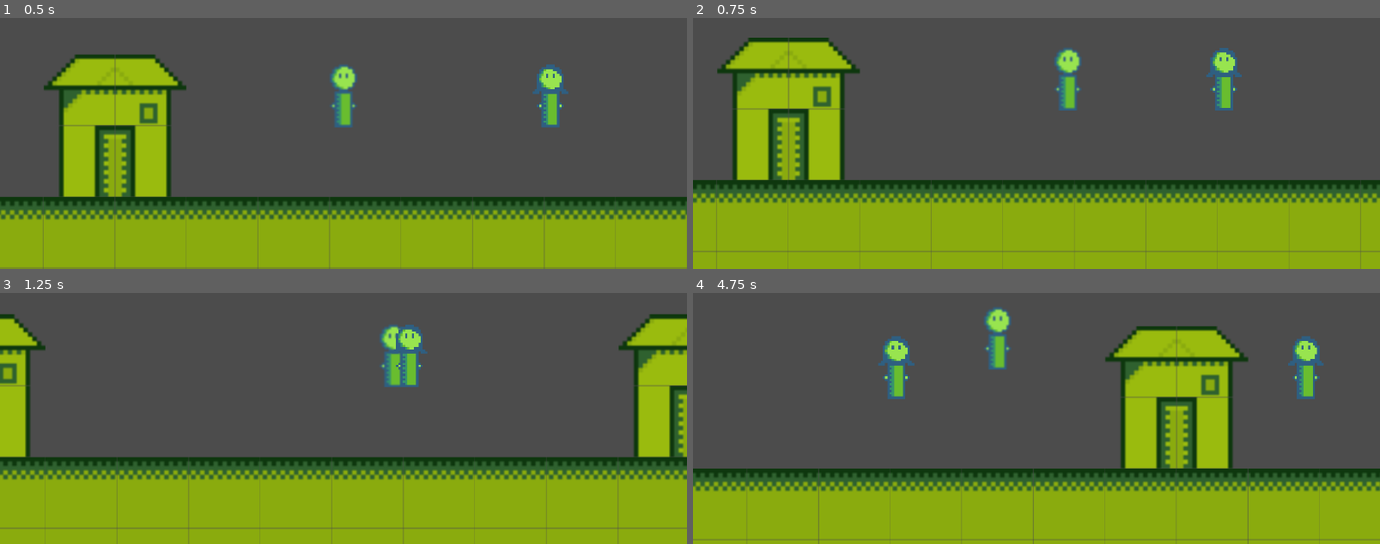
Above: before the commit, frames 1-4 (two rows, left to right).
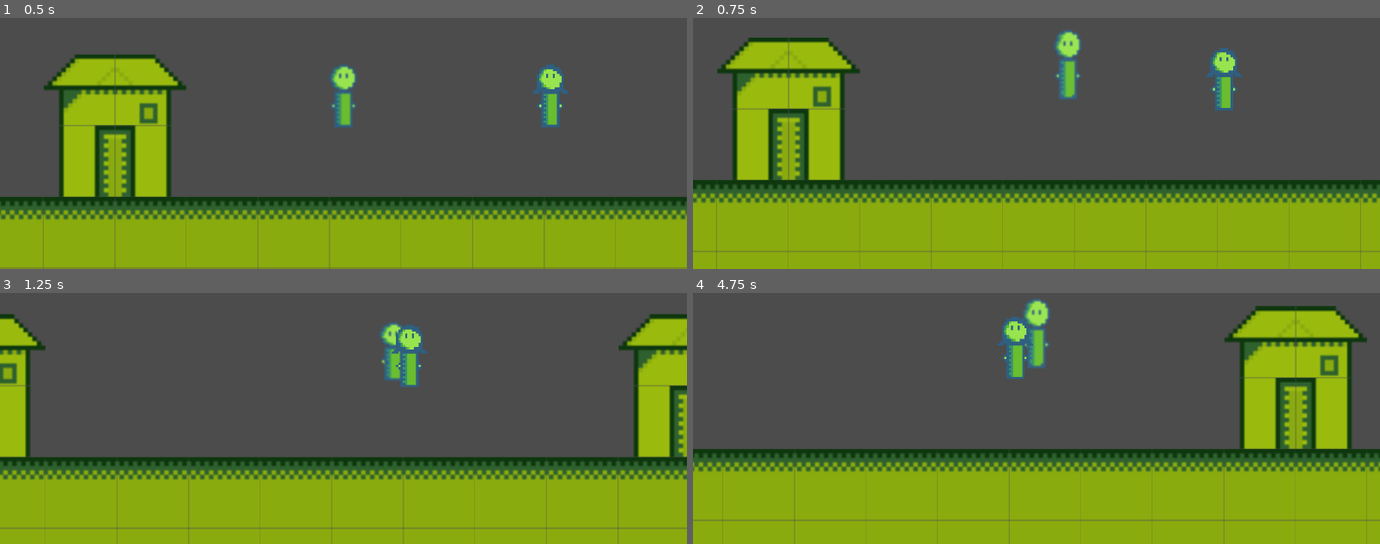
Above: after the commit, the same moments.

Repository: JamesPoole/godot-game
Game: Godot game, scene res://game.tscn
Same seed, same stepped clock (60 frames per second), same inputs: the game is played once before the commit and once after it.
Inputs:
- Up to frame 1 (0.5 s): no input
- Up to frame 2 (0.75 s): hold Right (ui_right) from 0.53 s (still down); tap E (interact) at 0.6 s
- Up to frame 3 (1.25 s): keep holding Right (ui_right); tap Up (ui_up) at 0.77 s
- Up to frame 4 (4.75 s): tap E (interact) every 0.75 s from 1.35 to 4.35 s; tap Up (ui_up) at 1.52, 3.02, 3.77, 4.52 s; release Right (ui_right) at 2.03 s; hold Left (ui_left) 2.03-2.78 s; hold Right (ui_right) 2.78-4.28 s; hold Left (ui_left) from 4.28 s (still down)

Frame 1 is identical in both runs. In frame 2, 0.8% of the frame differs, in the area x 52-57%, y 4-37%; in frame 3, 0.3%; in frame 4, 37%, in the area x 0-100%, y 2-100%.

Commit message:
added basic animation
added dynamic dialog

Diff:
--- a/Characters/Hero/Hero.gd
+++ b/Characters/Hero/Hero.gd
@@ -26,12 +26,15 @@
 	#basic movement
 	if can_move:
 		if Input.is_action_pressed("ui_right"):
+			$AnimatedSprite.play('running')
 			motion.x += ACCEL
 			motion.x = min(motion.x, MAX_SPEED)
 		elif Input.is_action_pressed("ui_left"):
+			$AnimatedSprite.play('running')
 			motion.x -= ACCEL
 			motion.x = max(motion.x, -MAX_SPEED)
 		else:
+			$AnimatedSprite.play('standing')
 			motion.x = lerp(motion.x, 0, 0.2)
 		if is_on_floor():
 			if Input.is_action_just_pressed("ui_up"):
@@ -47,7 +50,7 @@
 		if Input.is_action_just_pressed("interact"):
 			#if we are not already talking, start dialog
 			if (in_dialog == false):
-				enter_dialog('Doctor')
+				enter_dialog(interactable_name)
 			#if we are already talking, continue the dialog
 			elif (in_dialog == true):
 				display_dialog_entry(current_dialog_pos+2)
@@ -79,15 +82,13 @@
 	display_dialog_entry(0)
 
 func display_dialog_entry(position):
-	#check the next pos to see if it is finished
-	var next_pos = position+2
-
 	#check if next position is available
 	if current_dialog[position][0] == "^":
 		current_dialog_pos = position
 		print(current_dialog[position])
 	#if done, reset all globals
-	if current_dialog[next_pos] == "done":
+	if current_dialog[position] == "done":
+		print('----clear to go-----')
 		current_dialog = null
 		current_dialog_pos = 0
 		in_dialog = false
--- a/Characters/Hero/Hero.tscn
+++ b/Characters/Hero/Hero.tscn
@@ -1,8 +1,38 @@
-[gd_scene load_steps=5 format=2]
+[gd_scene load_steps=35 format=2]
 
 [ext_resource path="res://Characters/Character.tscn" type="PackedScene" id=1]
 [ext_resource path="res://Characters/Hero/Hero.gd" type="Script" id=2]
 [ext_resource path="res://assets/hero/hero-standing.png" type="Texture" id=3]
+[ext_resource path="res://assets/hero/running/hero_running.png_0.png" type="Texture" id=4]
+[ext_resource path="res://assets/hero/running/hero_running.png_1.png" type="Texture" id=5]
+[ext_resource path="res://assets/hero/running/hero_running.png_2.png" type="Texture" id=6]
+[ext_resource path="res://assets/hero/running/hero_running.png_3.png" type="Texture" id=7]
+[ext_resource path="res://assets/hero/running/hero_running.png_4.png" type="Texture" id=8]
+[ext_resource path="res://assets/hero/running/hero_running.png_5.png" type="Texture" id=9]
+[ext_resource path="res://assets/hero/running/hero_running.png_6.png" type="Texture" id=10]
+[ext_resource path="res://assets/hero/running/hero_running.png_7.png" type="Texture" id=11]
+[ext_resource path="res://assets/hero/running/hero_running.png_8.png" type="Texture" id=12]
+[ext_resource path="res://assets/hero/running/hero_running.png_9.png" type="Texture" id=13]
+[ext_resource path="res://assets/hero/running/hero_running.png_10.png" type="Texture" id=14]
+[ext_resource path="res://assets/hero/running/hero_running.png_11.png" type="Texture" id=15]
+[ext_resource path="res://assets/hero/running/hero_running.png_12.png" type="Texture" id=16]
+[ext_resource path="res://assets/hero/running/hero_running.png_13.png" type="Texture" id=17]
+[ext_resource path="res://assets/hero/running/hero_running.png_14.png" type="Texture" id=18]
+[ext_resource path="res://assets/hero/running/hero_running.png_15.png" type="Texture" id=19]
+[ext_resource path="res://assets/hero/running/hero_running.png_16.png" type="Texture" id=20]
+[ext_resource path="res://assets/hero/running/hero_running.png_17.png" type="Texture" id=21]
+[ext_resource path="res://assets/hero/running/hero_running.png_18.png" type="Texture" id=22]
+[ext_resource path="res://assets/hero/running/hero_running.png_19.png" type="Texture" id=23]
+[ext_resource path="res://assets/hero/running/hero_running.png_20.png" type="Texture" id=24]
+[ext_resource path="res://assets/hero/running/hero_running.png_21.png" type="Texture" id=25]
+[ext_resource path="res://assets/hero/running/hero_running.png_22.png" type="Texture" id=26]
+[ext_resource path="res://assets/hero/running/hero_running.png_23.png" type="Texture" id=27]
+[ext_resource path="res://assets/hero/running/hero_running.png_24.png" type="Texture" id=28]
+[ext_resource path="res://assets/hero/running/hero_running.png_25.png" type="Texture" id=29]
+[ext_resource path="res://assets/hero/running/hero_running.png_26.png" type="Texture" id=30]
+[ext_resource path="res://assets/hero/running/hero_running.png_27.png" type="Texture" id=31]
+[ext_resource path="res://assets/hero/running/hero_running.png_28.png" type="Texture" id=32]
+[ext_resource path="res://assets/hero/running/hero_running.png_29.png" type="Texture" id=33]
 
 [sub_resource type="SpriteFrames" id=1]
 animations = [ {
@@ -10,13 +40,21 @@
 "loop": true,
 "name": "standing",
 "speed": 5.0
+}, {
+"frames": [ ExtResource( 4 ), ExtResource( 5 ), ExtResource( 6 ), ExtResource( 7 ), ExtResource( 8 ), ExtResource( 9 ), ExtResource( 10 ), ExtResource( 11 ), ExtResource( 12 ), ExtResource( 13 ), ExtResource( 14 ), ExtResource( 15 ), ExtResource( 16 ), ExtResource( 17 ), ExtResource( 18 ), ExtResource( 19 ), ExtResource( 20 ), ExtResource( 21 ), ExtResource( 22 ), ExtResource( 23 ), ExtResource( 24 ), ExtResource( 25 ), ExtResource( 26 ), ExtResource( 27 ), ExtResource( 28 ), ExtResource( 29 ), ExtResource( 30 ), ExtResource( 31 ), ExtResource( 32 ), ExtResource( 33 ) ],
+"loop": true,
+"name": "running",
+"speed": 30.0
 } ]
 
-[node name="Hero" instance=ExtResource( 1 )]
+[node name="Hero" index="0" instance=ExtResource( 1 )]
 script = ExtResource( 2 )
 
 [node name="AnimatedSprite" parent="." index="0"]
 frames = SubResource( 1 )
+animation = "running"
+frame = 19
+playing = true
 
 [node name="Camera2D" type="Camera2D" parent="." index="3"]
 current = true
--- a/Narrative/ChapterOne.json
+++ b/Narrative/ChapterOne.json
@@ -1 +1 @@
-{"inkVersion":19,"root":[[{"->":"Doctor"},["done",{"#f":7,"# …(599 unchanged characters)…  will save you.","\n","done",{"#f":3}],"VilagerOne":["^Villager-The weather is fantastic t …(1295 unchanged characters)…
+{"inkVersion":19,"root":[[{"->":"Doctor"},["done",{"#f":7,"# …(599 unchanged characters)…  will save you.","\n","done",{"#f":3}],"DayTownVillager1":["^Villager-The weather is fantastic t …(1295 unchanged characters)…
